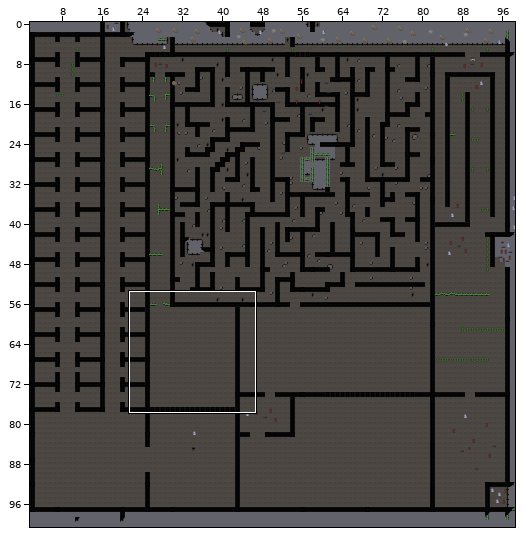
Tiled map (JSON): public/maps/b_karteship.tmj. Above: a wide view before the commit, with the close-up outlined.
Close-up. Before:
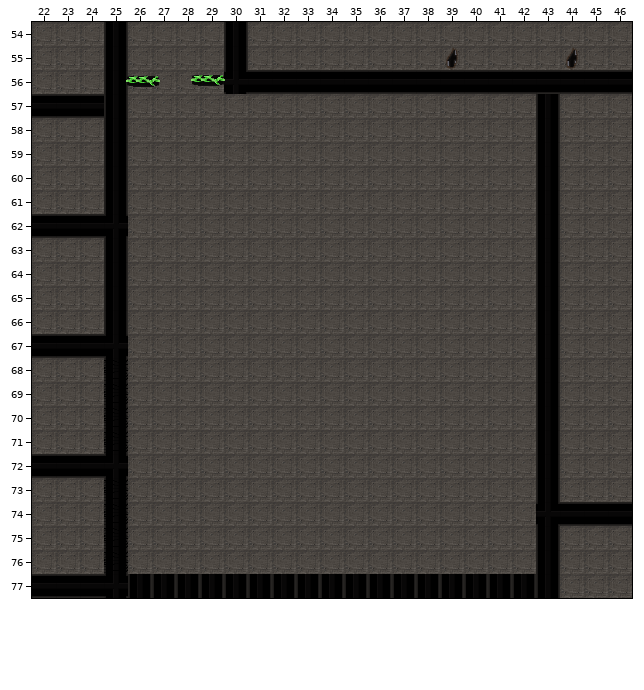
Cells are 32x32 px. Shown: x 22..46, y 54..77. The commit also changed other parts of the map, which this record leaves out.
After the commit:
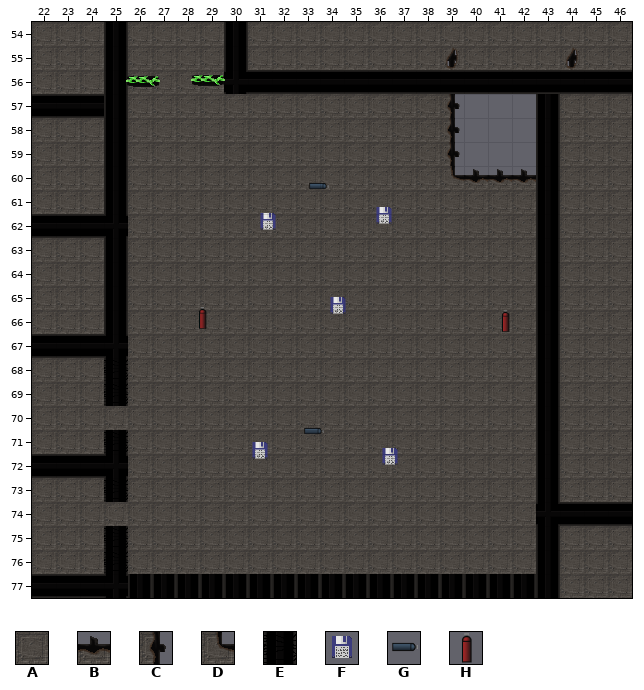
Key: from "ship": A 0, B 7, C 8, D 12, E 18, F 56, G 61, H 62.
_ is an empty cell.
Objects are placed by their top-left corner, in cells (3,4 is the top-left corner of cell 3,4); size is 1x1 cell unless given.
From old to new:
Layer "Tile Layer 1":
The edit turns tile E into tile A in row 70 at x 25; in row 74 at x 25.
The edit turns tile A into tile B in row 60 at x 40 to 42.
The edit turns tile A into tile C in rows 57 to 59 at x 39.
The edit turns tile A into tile D in row 60 at x 39.
Tile A is removed in rows 57 to 59 at x 40 to 42.
Layer "Object Layer 1":
A new object: G at 33.4,60.4.
A new object: F at 36.2,61.6.
A new object: F at 31.3,61.8.
A new object: F at 34.2,65.3.
A new object: H at 28.6,65.8.
A new object: H at 41.2,66.
A new object: G at 33.2,70.6.
A new object: F at 31,71.4.
A new object: F at 36.4,71.6.
